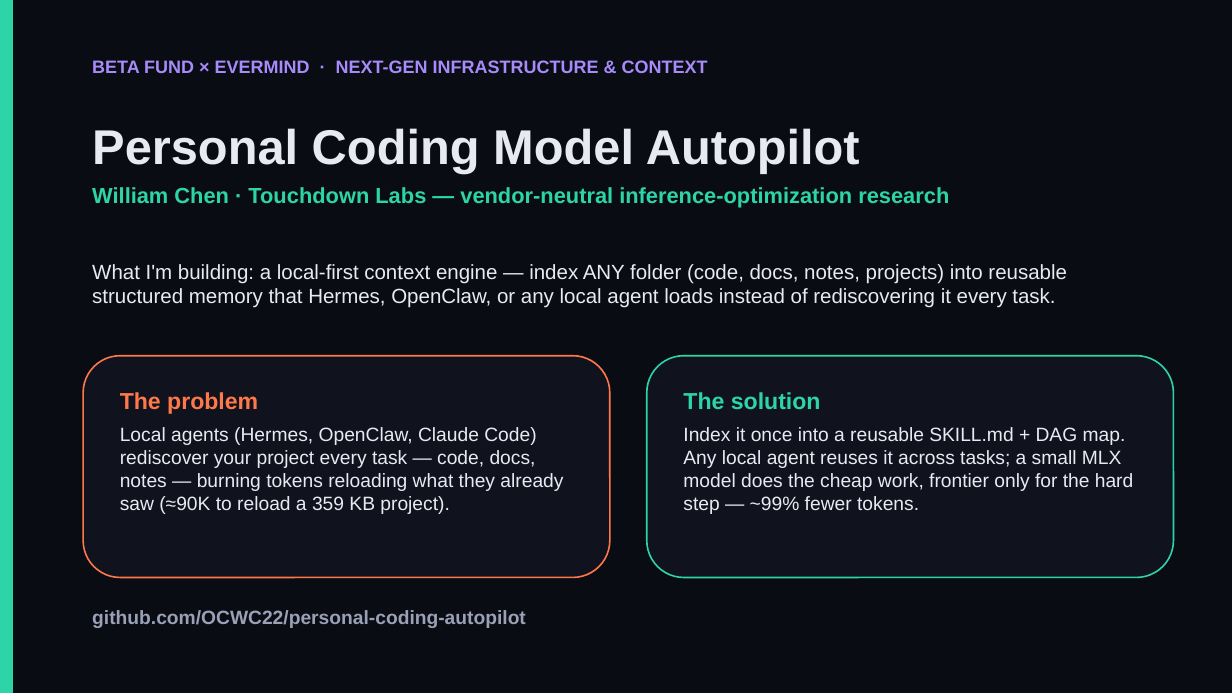
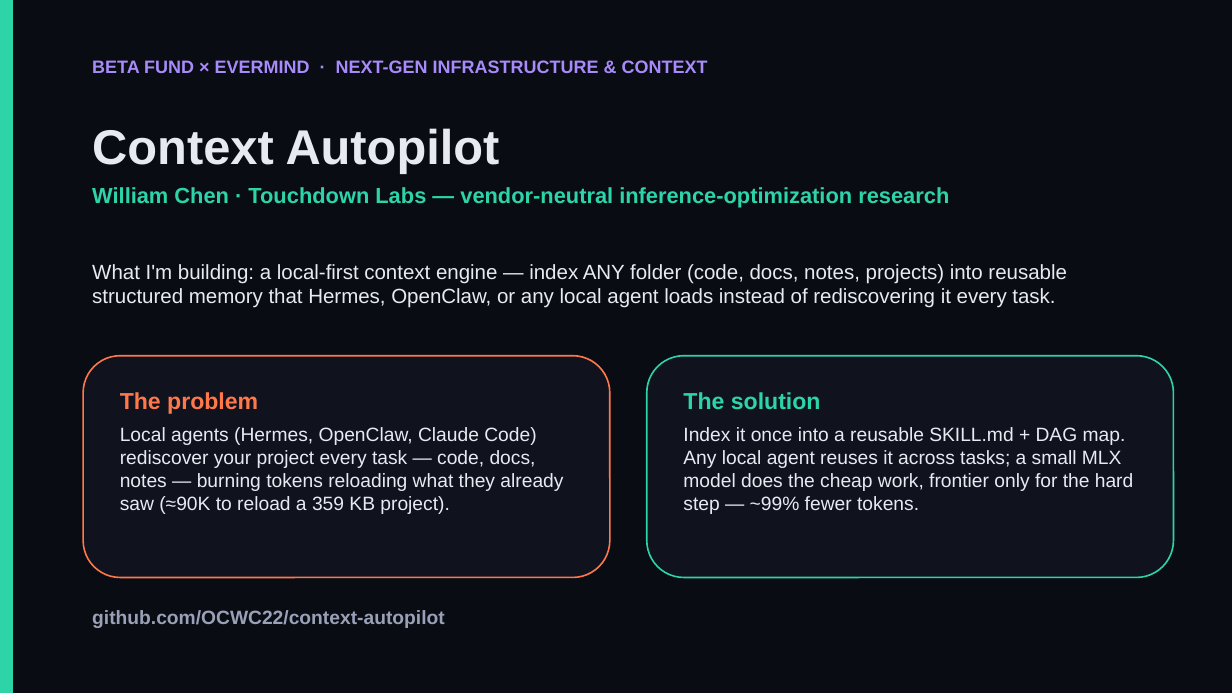
Before and after one commit to OCWC22/context-autopilot, a slide deck: slide 1 of demo/autopilot-slides.pptx. Drawn at 1232x693 pixels with LibreOffice and Linux fonts; fonts in the diff are those of the drawing. Boxes give left, top, right and bottom in pixels: in the first picture for what was removed or moved away, otherwise in the second. Text is boxed around its words. In the diff, an @@ line names an element or a change of style, - is before the commit and + after.

```diff
--- a/demo/autopilot-slides.pptx
+++ b/demo/autopilot-slides.pptx
@@ text at (92,128,500,173): text changed @@
-Personal Coding Model Autopilot
+Context Autopilot
@@ text at (92,610,445,628): text changed @@
-github.com/OCWC22/personal-coding-autopilot
+github.com/OCWC22/context-autopilot
```
Also in this commit, not shown: 6 other slides changed, 1 slide added, 13 other files.
